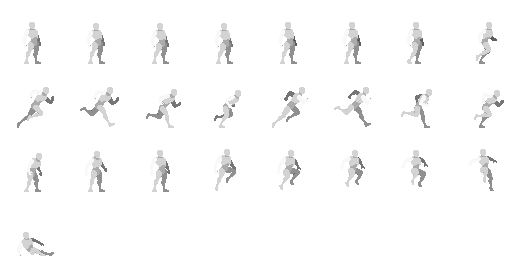
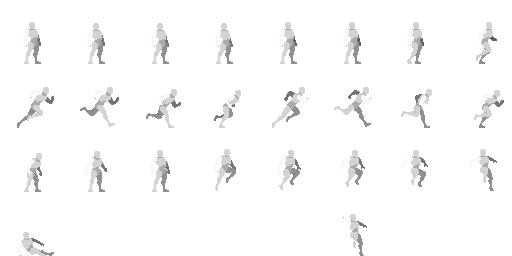
Comparing the layer stacks of the two 512×256 images. Changes:
added group "WallSlide" (1st of 2) with 2 layers above "SpriteSheet" over [343, 214, 367, 256]
added layer "Layer 3" in group "WallSlide" over [343, 216, 351, 228]
added layer "WallSlide" (2nd of 2, in "WallSlide") in group "WallSlide" over [349, 214, 367, 256]
